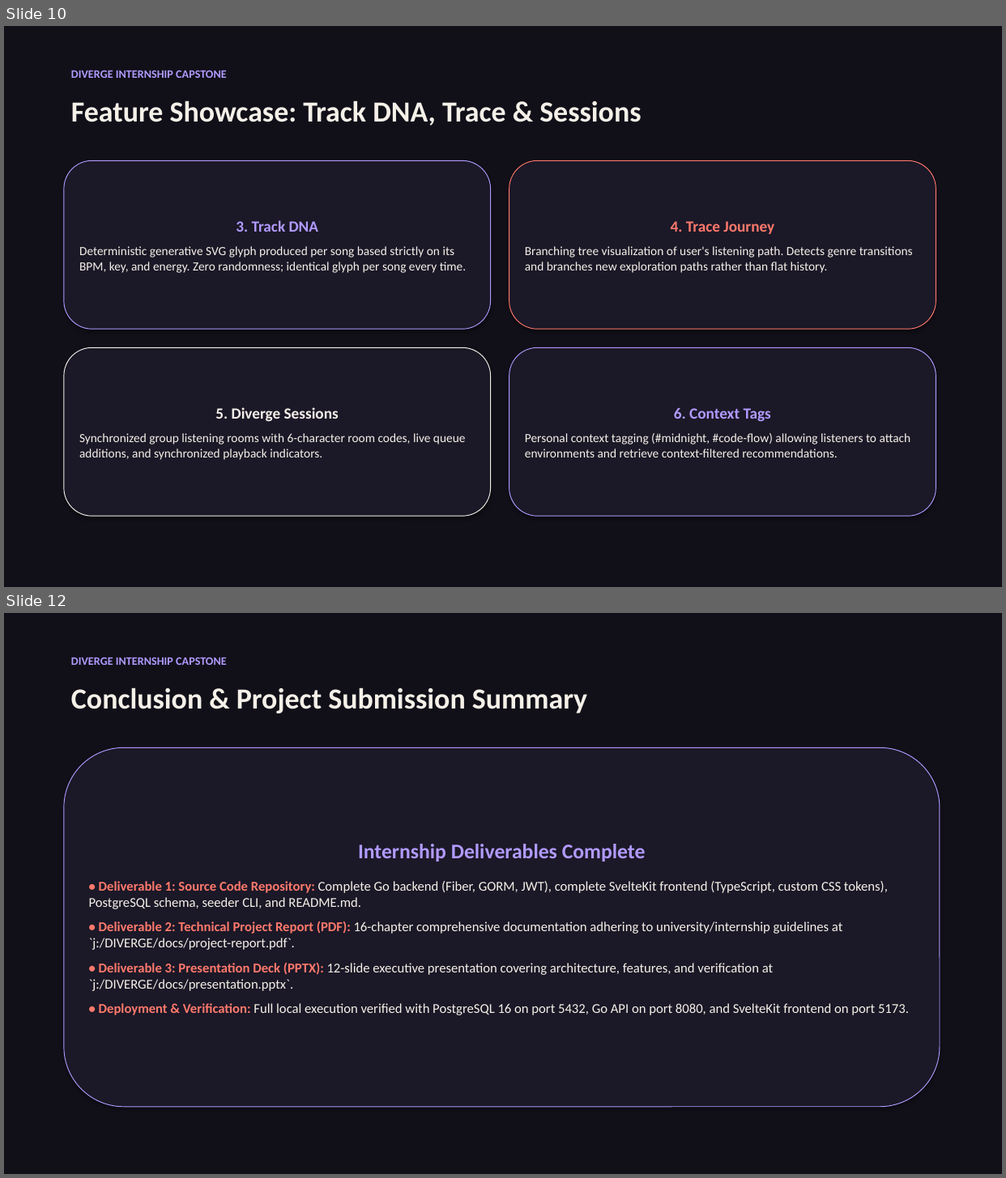
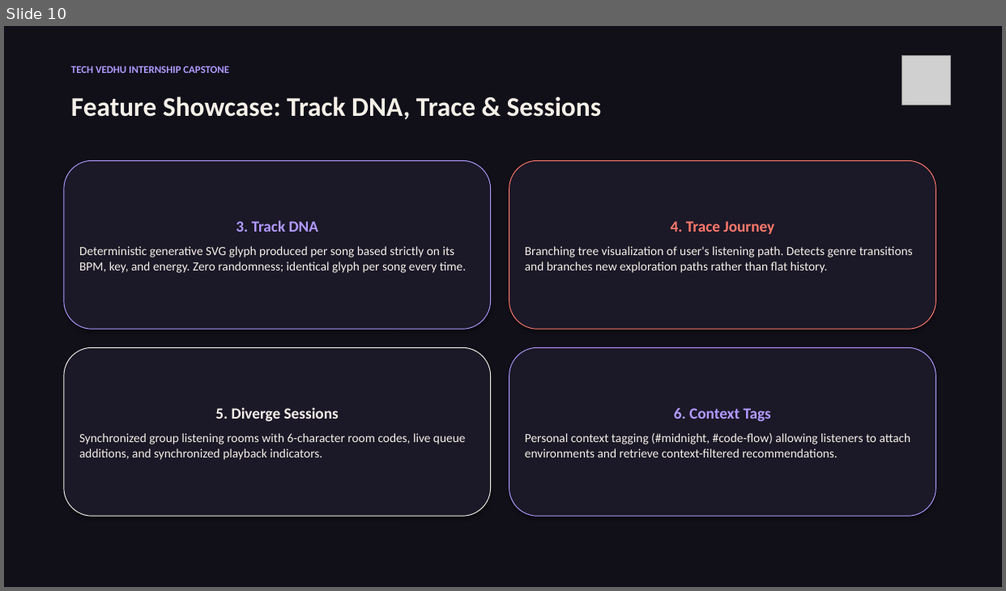
Before and after one commit to Dharsh606/DIVERGE, a slide deck: docs/presentation.pptx. Shown one above the other, each under a label of ours: slides 10 and 12 before the commit, slide 10 after it; the slides between them are not shown. The pictures are 1006x1178 and 1006x591 pixels, drawn with LibreOffice and Linux fonts; fonts in the diff are those of the drawing; grey boxes stand for pictures. Boxes give left, top, right and bottom in pixels: in the first picture for what was removed or moved away, otherwise in the second. Text is boxed around its words. In the diff, an @@ line names an element or a change of style, - is before the commit and + after.

Commit message:
feat: integrate official DIVERGE 3D logo, full songs audio engine, author metadata, and executive closing slide

```diff
--- a/docs/presentation.pptx
+++ b/docs/presentation.pptx
@@ slide 12 removed at (x1=4, y1=613, x2=1002, y2=1174), background #FFFFFF @@
@@ rectangle removed at (x1=4, y1=613, x2=1002, y2=1174) @@
@@ text removed at (x1=71, y1=657, x2=227, y2=665) @@
-DIVERGE INTERNSHIP CAPSTONE
@@ text removed at (x1=71, y1=688, x2=587, y2=713) @@
-Conclusion & Project Submission Summary
@@ rounded rectangle removed at (x1=64, y1=747, x2=940, y2=1107) @@
-Internship Deliverables Complete
-• Deliverable 1: Source Code Repository: Complete Go backend (Fiber, GORM, JWT), complete SvelteKit frontend (TypeScript, custom CSS tokens), PostgreSQL schema, seeder CLI, and README.md.
-• Deliverable 2: Technical Project Report (PDF): 16-chapter comprehensive documentation adhering to university/internship guidelines at `j:/DIVERGE/docs/project-report.pdf`.
-• Deliverable 3: Presentation Deck (PPTX): 12-slide executive presentation covering architecture, features, and verification at `j:/DIVERGE/docs/presentation.pptx`.
-• Deployment & Verification: Full local execution verified with PostgreSQL 16 on port 5432, Go API on port 8080, and SvelteKit frontend on port 5173.
@@ slide 10 changed as well @@
@@ text at (x1=71, y1=66, x2=229, y2=73): text changed; size 11 to 10 pt @@
-DIVERGE INTERNSHIP CAPSTONE
+TECH VEDHU INTERNSHIP CAPSTONE
@@ picture added at (x1=902, y1=56, x2=951, y2=105) @@
@@ text "Feature Showcase: Track DNA, Trace ..." at (x1=71, y1=96, x2=601, y2=120): size 28 to 26 pt @@
```
Also in this commit, not shown: 10 other slides changed, 1 slide added, 16 other files.
